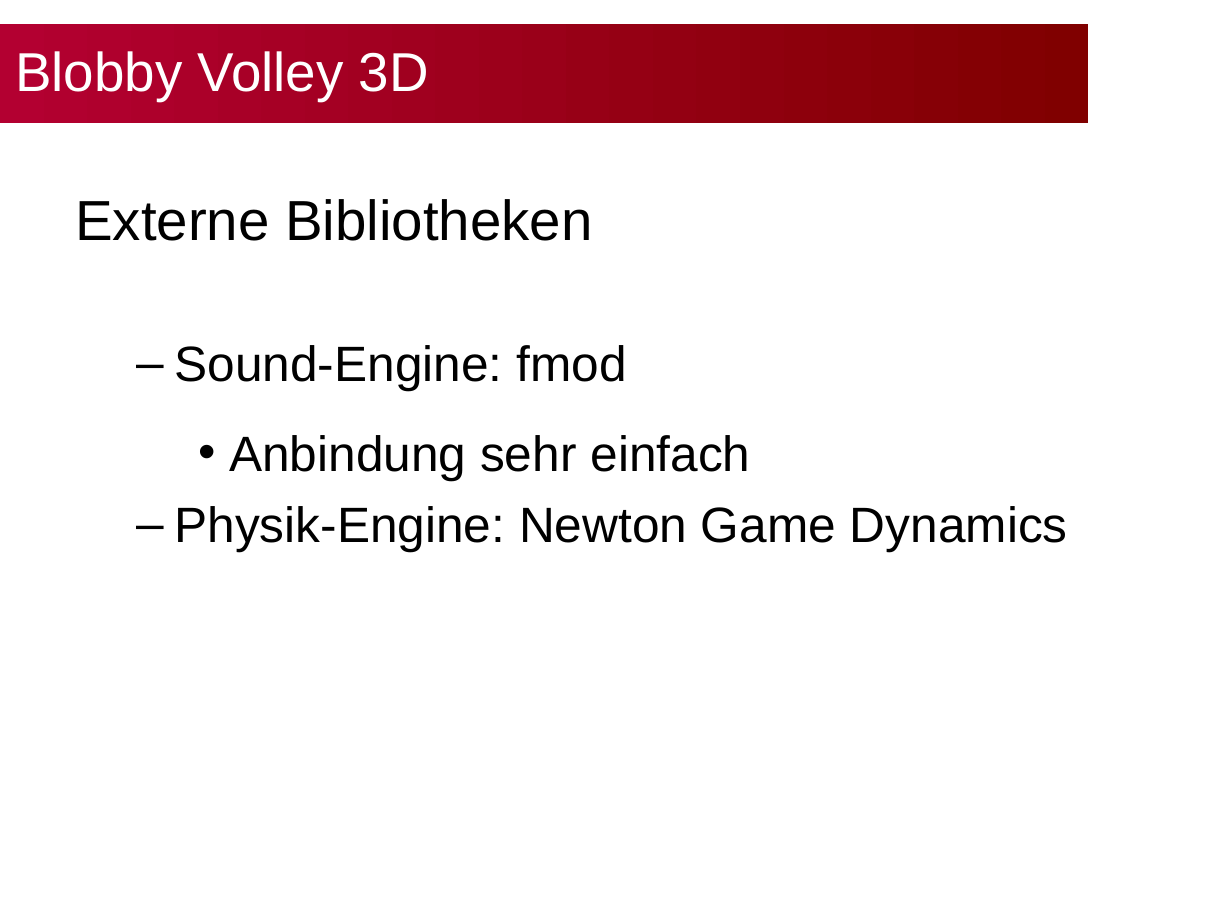
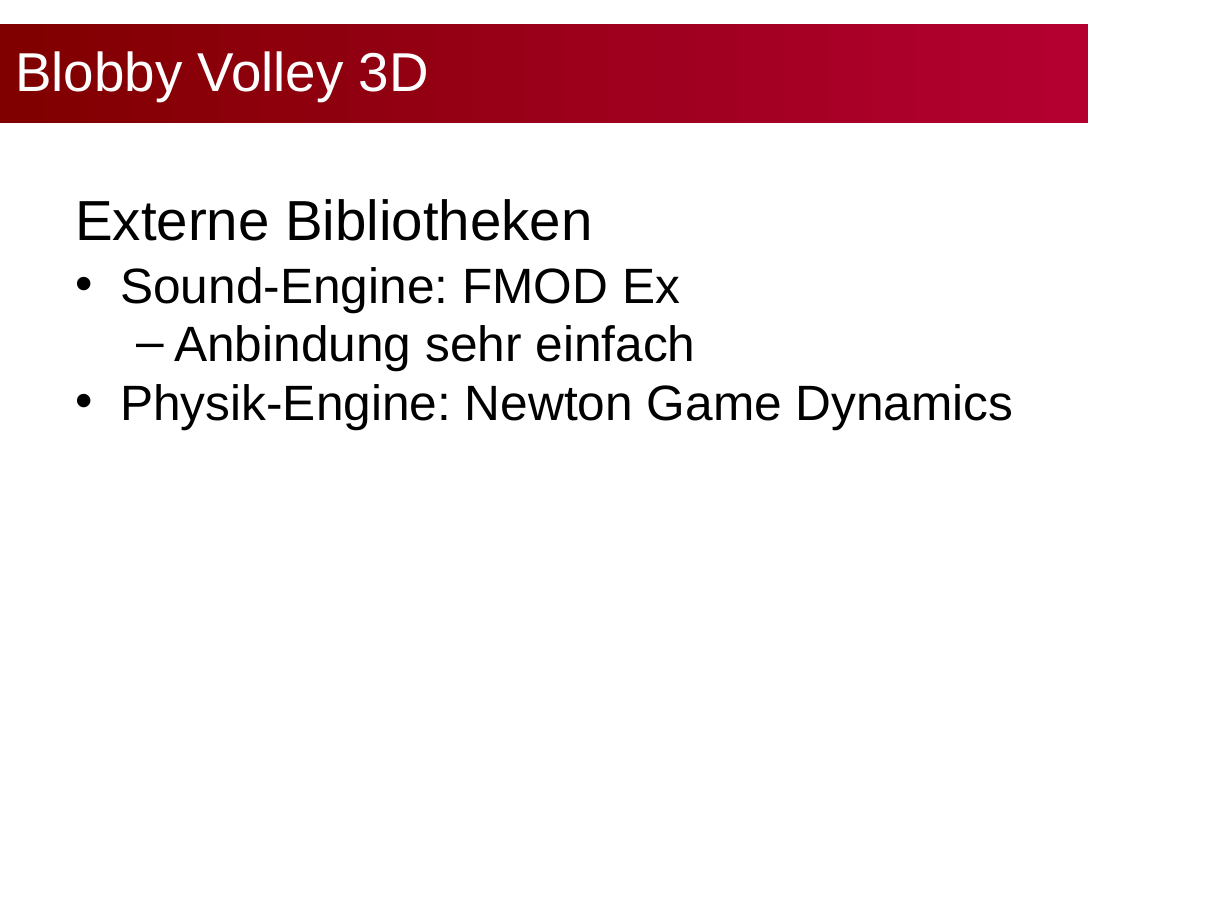
Before and after one commit to bwasty/blobby-volley-3d, a slide deck: slide 8 of Präsentationen/Slides-Abschlusspräsentation.ppt. Drawn at 1232x924 pixels with LibreOffice and Linux fonts; fonts in the diff are those of the drawing; background and template pictures are left out. Boxes give left, top, right and bottom in pixels: in the first picture for what was removed or moved away, otherwise in the second. Text is boxed around its words. In the diff, an @@ line names an element or a change of style, - is before the commit and + after.

Commit message:
- some small adjustments (mainly formatting)

```diff
--- a/Präsentationen/Slides-Abschlusspräsentation.ppt
+++ b/Präsentationen/Slides-Abschlusspräsentation.ppt
@@ rectangle "Blobby Volley 3D" at (x1=0, y1=25, x2=1088, y2=123): fill gradient #800000 to #B30031 to gradient #B30031 to #800000 @@
@@ text at (x1=120, y1=267, x2=680, y2=313): text changed @@
-  – Sound-Engine: fmod
+• Sound-Engine: FMOD Ex
@@ text at (x1=120, y1=325, x2=1014, y2=430): bullet • to –; list level 3 to 2 in "Anbindung sehr einfach"; line spacing 0.81 to 0.76; bullet – to •; list level 2 to 1 in "Physik-Engine: Newton Game Dynamics"; line spacing 1 to 0.76 @@
```
Also in this commit, not shown: 10 other slides changed.
